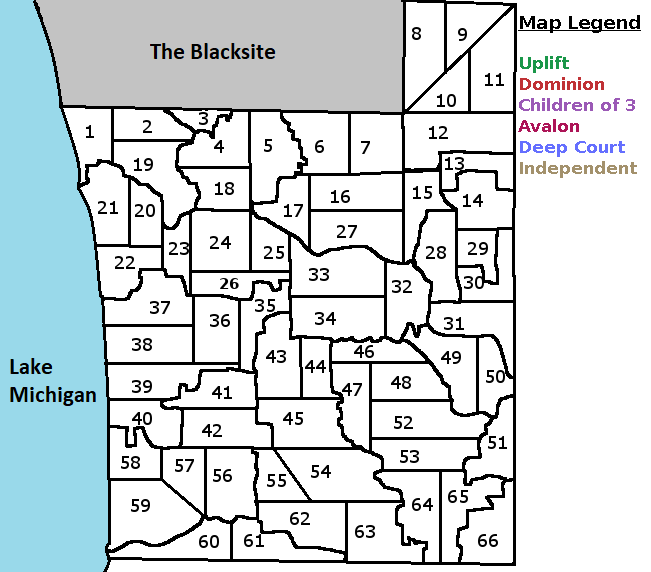
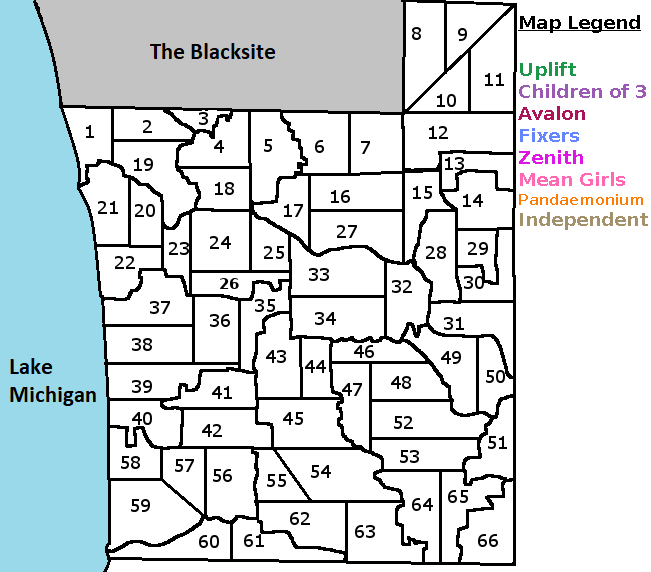
Before/after of a w=651, h=572 layered artwork. What changed in the layer stack:
painted on "Map Legend ..." over [518, 56, 648, 230]
